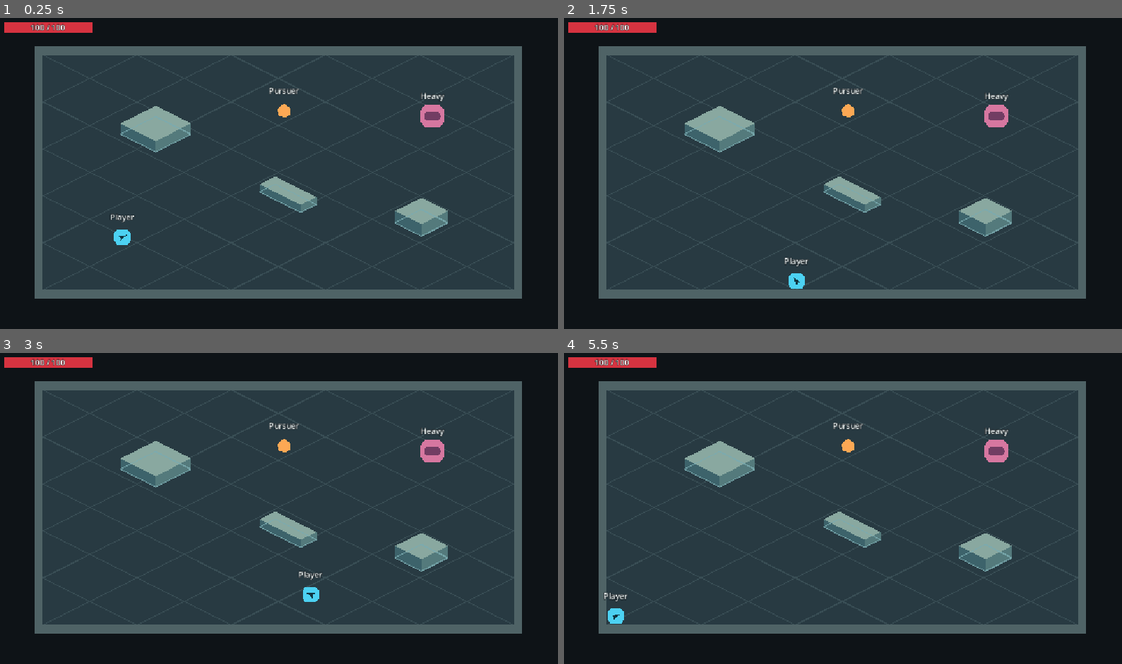
Above: before the commit, frames 1-4 (two rows, left to right).
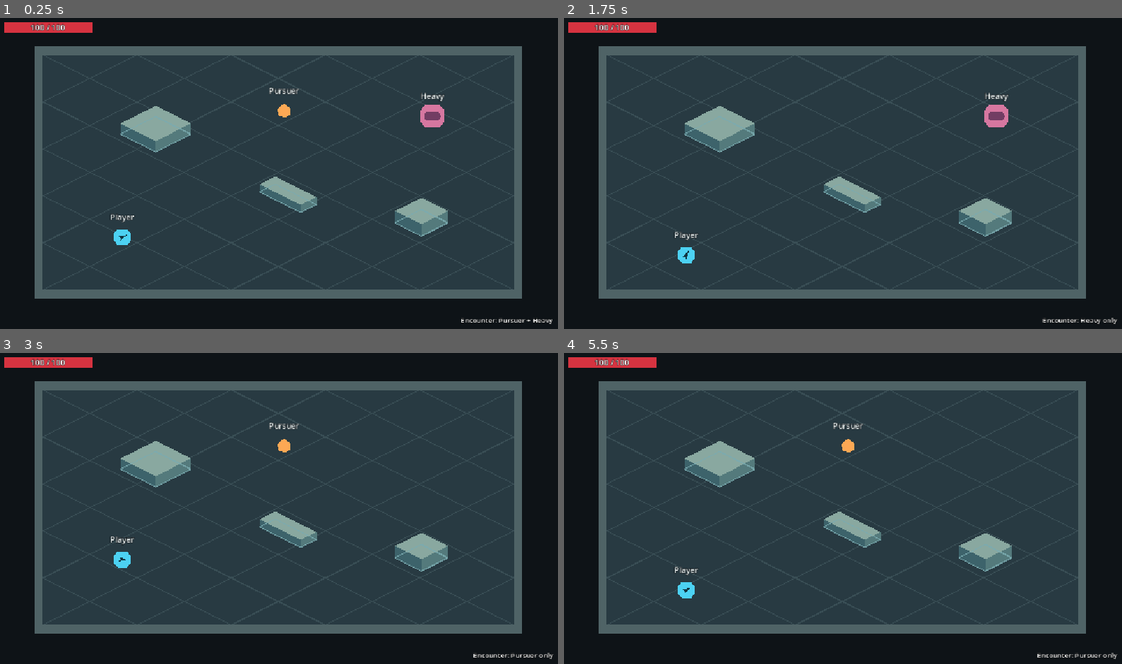
Above: after the commit, the same moments.

Repository: interneth3ro/factory-arpg
Game: Godot game, scene res://scenes/combat/combat_test_arena.tscn
Two runs of this game, one before a commit and one after it. Both use one fixed random seed, a clock stepped at 60 frames per second and the inputs below. The project has no main scene, so this scene is started directly.
Inputs (mouse positions are in pixels of both pictures, inside the frame that each line leads up to):
- Up to frame 1 (0.25 s): no input
- Up to frame 2 (1.75 s): tap Enter at 0.5 s; move the mouse to (965, 157) at 0.52 s; press the mouse at (965, 157) at 0.53 s; hold D (move_right) 0.53-1.28 s; tap Space (dodge) at 0.8, 1.35 s; move the mouse to (731, 189) at 1.27 s; release the mouse at (731, 189) at 1.28 s; hold S (move_down) from 1.28 s (still down); click (731, 189) at 1.42 s; tap F8 (combat_test_heavy_only, bound only after the commit) at 1.55 s
- Up to frame 3 (3 s): move the mouse to (334, 436) at 2.02 s; release S (move_down) at 2.03 s; hold D (move_right) 2.03-2.78 s; tap F8 (combat_test_heavy_only, bound only after the commit) at 2.1 s; click (334, 436) at 2.17 s; tap F7 (combat_test_pursuer_only, bound only after the commit) at 2.3, 2.85 s; move the mouse to (251, 570) at 2.77 s; hold W (move_up) from 2.78 s (still down)
- Up to frame 4 (5.5 s): click (815, 570) at 3.05 s; move the mouse to (1010, 555) at 3.52 s; release W (move_up) at 3.53 s; press the mouse at (1010, 555) at 3.53 s; hold A (move_left) 3.53-5.03 s; tap Space (dodge) at 3.8, 4.35 s; tap F5 (reset_combat_test) at 4.15 s; move the mouse to (670, 458) at 4.27 s; release the mouse at (670, 458) at 4.28 s; click (670, 458) at 4.42 s; tap F8 (combat_test_heavy_only, bound only after the commit) at 4.55 s; tap F9 (combat_test_combined, bound only after the commit) at 4.9 s; move the mouse to (870, 508) at 5.02 s; hold S (move_down) from 5.03 s (still down); tap 1 (weapon_1) at 5.1 s; click (870, 508) at 5.17 s; tap F7 (combat_test_pursuer_only, bound only after the commit) at 5.3 s

The runs differ from the first frame. In frame 1, 0.1% of the frame differs, in the area x 82-99%, y 96-99%; in frame 2, 0.6%; in frame 3, 0.8%; in frame 4, 0.8%, in the area x 7-100%, y 24-99%.

Commit message:
feat: add development-only combat encounter selector

Diff:
--- a/project.godot
+++ b/project.godot
@@ -76,6 +76,21 @@
 "events": [Object(InputEventKey,"resource_local_to_scene":false,"resource_name":"","device":16,"window_id":0,"alt_press …(195 unchanged characters)…
 ]
 }
+combat_test_pursuer_only={
+"deadzone": 0.5,
+"events": [Object(InputEventKey,"resource_local_to_scene":false,"resource_name":"","device":16,"window_id":0,"alt_pressed":false,"shift_pressed":false,"ctrl_pressed":false,"meta_pressed":false,"pressed":false,"keycode":4194338,"physical_keycode":0,"key_label":0,"unicode":0,"location":0,"echo":false,"script":null)
+]
+}
+combat_test_heavy_only={
+"deadzone": 0.5,
+"events": [Object(InputEventKey,"resource_local_to_scene":false,"resource_name":"","device":16,"window_id":0,"alt_pressed":false,"shift_pressed":false,"ctrl_pressed":false,"meta_pressed":false,"pressed":false,"keycode":4194339,"physical_keycode":0,"key_label":0,"unicode":0,"location":0,"echo":false,"script":null)
+]
+}
+combat_test_combined={
+"deadzone": 0.5,
+"events": [Object(InputEventKey,"resource_local_to_scene":false,"resource_name":"","device":16,"window_id":0,"alt_pressed":false,"shift_pressed":false,"ctrl_pressed":false,"meta_pressed":false,"pressed":false,"keycode":4194340,"physical_keycode":0,"key_label":0,"unicode":0,"location":0,"echo":false,"script":null)
+]
+}
 
 [layer_names]
 
--- a/scenes/combat/combat_test_arena.tscn
+++ b/scenes/combat/combat_test_arena.tscn
@@ -354,6 +354,19 @@
 volume_db = -20.0
 
 [node name="Diagnostics" type="CanvasLayer" parent="ArenaObjects/Player"]
+
+[node name="Encounter" type="Label" parent="ArenaObjects/Player/Diagnostics"]
+anchor_left = 1.0
+anchor_top = 1.0
+anchor_right = 1.0
+anchor_bottom = 1.0
+offset_right = -16.0
+offset_bottom = -12.0
+grow_horizontal = 0
+grow_vertical = 0
+mouse_filter = 2
+theme_override_font_sizes/font_size = 14
+theme_override_constants/outline_size = 4
 
 [node name="HealthBar" type="ProgressBar" parent="ArenaObjects/Player/Diagnostics"]
 offset_left = 16.0
--- a/scenes/combat/combat_test_player.gd
+++ b/scenes/combat/combat_test_player.gd
@@ -36,11 +36,13 @@
 @onready var weapon_effects: WeaponEffects = $WeaponEffects
 @onready var combat_audio: CombatAudio = $CombatAudio
 @onready var enemies: Array[EnemyHealth] = [$"../Pursuer", $"../Heavy"]
+@onready var encounter_label: Label = $Diagnostics/Encounter
 @onready var completion: Label = $Diagnostics/Completion
 @onready var start_position := position
 var last_damage := "None"
 var motion_trace := SlideTrace.new()
 var encounter_generation := 0
+var _solo_enemy: EnemyHealth # Null selects the combined encounter.
 var _pending: Array[EnemyAttack.Contact] = []
 var _contact_frame := -1
 var _feedback_frame := -1
@@ -56,12 +58,30 @@
 	player_health.health_changed.connect(_update_health_hud)
 	player_health.damaged.connect(_show_damage)
 	player_health.died.connect(_on_death)
+	_update_encounter_label()
 	_update_health_hud()
 	_update_presentation()
 
 
+func _select_encounter_from_input() -> bool:
+	if Input.is_action_just_pressed("combat_test_pursuer_only"):
+		_solo_enemy = $"../Pursuer"
+	elif Input.is_action_just_pressed("combat_test_heavy_only"):
+		_solo_enemy = $"../Heavy"
+	elif Input.is_action_just_pressed("combat_test_combined"):
+		_solo_enemy = null
+	else:
+		return false
+	return true
+
+
+func _update_encounter_label() -> void:
+	var configuration := "%s only" % _solo_enemy.name if _solo_enemy else "Pursuer + Heavy"
+	encounter_label.text = "Encounter: " + configuration
+
+
 func _physics_process(delta: float) -> void:
-	if Input.is_action_just_pressed("reset_combat_test"):
+	if Input.is_action_just_pressed("reset_combat_test") or _select_encounter_from_input():
 		_reset_encounter()
 		return
 	if player_health.health == 0:
@@ -181,6 +201,9 @@
 		]
 
 		for enemy in enemies:
+			if not enemy.is_encounter_active():
+				state_diagnostics.text += "\n%s: Inactive" % enemy.name
+				continue
 			state_diagnostics.text += "\n%s: %d/%d HP (%s)" % [
 				enemy.name, enemy.health, enemy.max_health, "Alive" if enemy.health > 0 else "Defeated",
 			]
@@ -286,7 +309,8 @@
 		weapon_effects.burst(point, direction, interval.weapon)
 		combat_audio.impact(interval.attack_id, interval.weapon)
 		if enemy.health == 0:
-			completion.visible = enemies.all(func(candidate: EnemyHealth) -> bool: return candidate.health == 0)
+			completion.visible = enemies.all(func(candidate: EnemyHealth) -> bool:
+				return not candidate.is_encounter_active() or candidate.health == 0)
 
 
 func _reset_encounter() -> void:
@@ -307,7 +331,7 @@
 	_feedback_frame = -1
 	player_health.reset_encounter()
 	for enemy in enemies:
-		enemy.reset_encounter(encounter_generation)
+		enemy.reset_encounter(encounter_generation, _solo_enemy == null or enemy == _solo_enemy)
 	position = start_position
 	motion_trace.record(self, global_position, 0.0, 0.0, 0.0)
 	facing_marker.rotation = 0.0
@@ -318,4 +342,5 @@
 	melee_sweep.begin_tick()
 	last_damage = "None"
 	completion.hide()
+	_update_encounter_label()
 	_update_presentation()
--- a/scenes/combat/enemy_health.gd
+++ b/scenes/combat/enemy_health.gd
@@ -134,7 +134,13 @@
 	_recoil_pose = Vector3.ZERO
 
 
+func is_encounter_active() -> bool:
+	return movement.state != EnemyMovement.State.INACTIVE
+
+
 func receive_hit(weapon: WeaponAttack, direction := Vector2.ZERO) -> int:
+	if not is_encounter_active():
+		return 0
 	var applied := mini(health, weapon.damage)
 	if applied <= 0:
 		return 0
@@ -158,7 +164,7 @@
 
 
 func rest_after_player_death() -> void:
-	if health == 0:
+	if health == 0 or not is_encounter_active():
 		return
 	# Cancel combat now, then settle only the artwork from its visible pose.
 	var pose := _body.transform
@@ -177,15 +183,16 @@
 	_flash.tween_property(_body, "color", _body_color, 0.20)
 
 
-func reset_encounter(generation: int) -> void:
+func reset_encounter(generation: int, participating := true) -> void:
 	_clear_recoil()
 	if _flash:
 		_flash.kill()
 		_flash = null
 	health = max_health
-	collision_layer = _solid_layers
-	collision_mask = _initial_mask
+	visible = participating
+	collision_layer = _solid_layers if participating else 0
+	collision_mask = _initial_mask if participating else 0
 	position = _start_position
-	movement.reset_encounter(generation)
+	movement.reset_encounter(generation, participating)
 	_flash_strength = 0.0
 	modulate = _initial_tint
--- a/scenes/combat/enemy_movement.gd
+++ b/scenes/combat/enemy_movement.gd
@@ -3,7 +3,7 @@
 const EnemyAttack = preload("res://scenes/combat/enemy_attack.gd")
 const SlideTrace = preload("res://scenes/combat/slide_trace.gd")
 
-enum State { IDLE, PURSUING, HOLDING, RETREATING, WAITING_FOR_PATH, DEFEATED, RESTING }
+enum State { IDLE, PURSUING, HOLDING, RETREATING, WAITING_FOR_PATH, DEFEATED, RESTING, INACTIVE }
 
 const ENVIRONMENT_MASK := 1 << 2
 const RETREAT_ANGLES := [0.0, 30.0, -30.0, 55.0, -55.0]
@@ -68,13 +68,14 @@
 	_avoidance.avoidance_enabled = false
 
 
-func reset_encounter(generation: int) -> void:
+func reset_encounter(generation: int, participating := true) -> void:
 	_generation = generation
 	_attack.reset_encounter()
-	_clear_motion(State.IDLE)
+	_clear_motion(State.IDLE if participating else State.INACTIVE)
 	_reset_frame = Engine.get_physics_frames()
-	_avoidance.avoidance_enabled = true
-	NavigationServer2D.agent_set_velocity_forced(_avoidance.get_rid(), Vector2.ZERO)
+	_avoidance.avoidance_enabled = participating
+	if participating:
+		NavigationServer2D.agent_set_velocity_forced(_avoidance.get_rid(), Vector2.ZERO)
 
 
 func _clear_motion(next: State) -> void:
@@ -91,7 +92,7 @@
 
 
 func _change_state(next: State) -> void:
-	if next in [State.IDLE, State.DEFEATED, State.HOLDING, State.RESTING]:
+	if next in [State.IDLE, State.DEFEATED, State.HOLDING, State.RESTING, State.INACTIVE]:
 		# Setting a target resets the native path result. Park at this pose
 		# until a new movement order arrives, including after an F5 teleport.
 		target_position = _body.global_position
@@ -107,7 +108,7 @@
 
 
 func _physics_process(delta: float) -> void:
-	if state in [State.DEFEATED, State.RESTING] or Engine.get_physics_frames() == _reset_frame:
+	if state in [State.DEFEATED, State.RESTING, State.INACTIVE] or Engine.get_physics_frames() == _reset_frame:
 		return
 	_attack.start_tick()
 	_retry_in = maxf(0.0, _retry_in - delta)
@@ -377,7 +378,7 @@
 
 
 func diagnostics() -> String:
-	var engaged := state not in [State.IDLE, State.DEFEATED, State.RESTING]
+	var engaged := state not in [State.IDLE, State.DEFEATED, State.RESTING, State.INACTIVE]
 	var target := str(target_position.round()) if _has_target else "none"
 	return "%s | %s | %.0f px | %.0f px/s\n    Target %s | Path %s" % [
 		String(State.keys()[state]).capitalize(), "engaged" if engaged else "inactive",
--- a/tests/combat/weapon_feedback_acceptance.gd
+++ b/tests/combat/weapon_feedback_acceptance.gd
@@ -40,6 +40,8 @@
 	for enemy in player.enemies:
 		enemy.movement.set_physics_process(false)
 	await physics_frame
+	await physics_frame
+	await _encounter_selector(player)
 	await physics_frame
 
 	var fsm := player.action_fsm
@@ -89,6 +91,182 @@
 	arena.queue_free()
 	print("Weapon feedback acceptance: %d failures" % failures)
 	quit(1 if failures else 0)
+
+
+# Deliver the mapped key and sample the normal player input path on its physics tick.
+# The fixture drives the player manually so it can inspect the reset before combat resumes.
+func _key_tick(player: Player, key: Key) -> void:
+	var event := InputEventKey.new()
+	event.keycode = key
+	event.physical_keycode = key
+	event.pressed = true
+	Input.parse_input_event(event)
+	Input.flush_buffered_events()
+	await physics_frame
+	player._physics_process(1.0 / Engine.physics_ticks_per_second)
+	var release := event.duplicate() as InputEventKey
+	release.pressed = false
+	Input.parse_input_event(release)
+	Input.flush_buffered_events()
+
+
+func _toggle_debug() -> void:
+	# F3 uses viewport event propagation. Exercise it even with a headless display.
+	var event := InputEventKey.new()
+	event.keycode = KEY_F3
+	event.pressed = true
+	root.push_input(event)
+	event.pressed = false
+	root.push_input(event)
+
+
+func _select(player: Player, key: Key, solo: Enemy = null) -> void:
+	var generation := player.encounter_generation
+	await _key_tick(player, key)
+	_check(player.encounter_generation == generation + 1, "Exactly one fresh encounter per reset key")
+	var title := "%s only" % solo.name if solo else "Pursuer + Heavy"
+	_check(player.encounter_label.text == "Encounter: " + title and player.encounter_label.is_visible_in_tree(), "Persistent label for " + title)
+	_check(player.position == player.start_position and player.velocity == Vector2.ZERO, "Player spawn and velocity")
+	_check(player.player_health.health == player.player_health.max_health and player.player_health.history.is_empty(), "Fresh player HP")
+	_check(player.action_fsm.weapon == Action.DAGGER and player.action_fsm.state == Action.State.READY, "Starting dagger and Ready")
+	_check(player.action_fsm.hitstop_remaining == 0.0 and player.action_fsm.active_intervals.is_empty(), "No hitstop or attack samples")
+	_check(player.movement_fsm.can_dodge() and not player.is_invulnerable(), "Fresh dodge availability")
+	_check(not player.death_message.visible and not player.completion.visible and player.facing_marker.visible, "Fresh HUD")
+	_check(player.weapon_effects._bursts.is_empty() and player.weapon_effects._angles.is_empty(), "No previous impact or trail")
+	var audio := player.combat_audio
+	_check(not audio._primary.playing and not audio._secondary.playing and not audio._swing.playing, "No previous voices")
+	for enemy in player.enemies:
+		var active := solo == null or solo == enemy
+		_check(enemy.visible == active and enemy.is_encounter_active() == active, "%s participation in %s" % [enemy.name, title])
+		_check(enemy.health == enemy.max_health and enemy.position == enemy._start_position, "%s HP and spawn" % enemy.name)
+		_check(enemy.velocity == Vector2.ZERO and enemy.movement.target_position == enemy.global_position, "Parked movement")
+		_check(enemy.collision_layer == (3 if active else 0) and enemy.collision_mask == (1 if active else 0), "Solid and melee layers")
+		_check(enemy.movement._avoidance.avoidance_enabled == active, "Avoidance participation")
+		_check(enemy.attack.phase == EnemyAttack.Phase.READY and enemy.attack.execution == 0 and not enemy.attack.contacted, "Fresh attack")
+		_check(enemy._body.transform.is_equal_approx(Transform2D.IDENTITY) and enemy._body.color == enemy._body_color, "Neutral enemy artwork")
+
+
+func _complete_with_swings(player: Player, solo: Enemy = null) -> void:
+	await physics_frame # Let physics synchronize the reset poses before querying the disks.
+	var pursuer := player.enemies[0]
+	var heavy := player.enemies[1]
+	var other := heavy if solo == pursuer else pursuer
+	player.action_fsm.select_weapon(Action.GREATSWORD)
+	# Both disks are in this blade's path. Pursuer falls on the second swing and Heavy on the fourth.
+	var last_swing := 2 if solo == pursuer else 4
+	for swing in range(1, last_swing + 1):
+		_step(player, Action.GREATSWORD.wind_up + Action.GREATSWORD.active + 0.01, true)
+		if solo:
+			_check(other.health == other.max_health and not player.melee_sweep.contacts.has(other.get_instance_id()), "Inactive disk excluded from sweep")
+		if solo != heavy:
+			_check((pursuer.health == 0) == (swing >= 2), "Pursuer defeat on second swing")
+		if solo != pursuer:
+			_check((heavy.health == 0) == (swing == 4), "Heavy defeat on fourth swing")
+		_check(player.completion.visible == (swing == last_swing), "Completion requires every selected enemy")
+		_step(player, Action.GREATSWORD.recovery + Action.GREATSWORD.hitstop + 0.1)
+	var title := "%s only" % solo.name if solo else "Pursuer + Heavy"
+	_check(player.encounter_label.is_visible_in_tree() and player.encounter_label.text == "Encounter: " + title, "Label survives completion")
+
+
+func _pursue_with_inactive_peer(player: Player, active: Enemy, inactive: Enemy) -> void:
+	await physics_frame # Resume automatic processing after the manually sampled reset tick.
+	# Put the hidden peer directly in the passing lane, within detection and avoidance range.
+	active.position = player.position + Vector2(160, 0)
+	inactive.position = active.position + Vector2.LEFT * 70.0
+	var parked := inactive.position
+	_check(active.movement._passing_direction(Vector2.LEFT) == Vector2.LEFT, "Inactive peer contributes no steering bias")
+	_check(inactive.receive_hit(Action.DAGGER) == 0, "Inactive body rejects direct damage")
+	for enemy in player.enemies:
+		enemy.movement.set_physics_process(true)
+	player.set_physics_process(true)
+	for tick in range(Engine.physics_ticks_per_second * 4):
+		await physics_frame
+		if active.attack.phase == EnemyAttack.Phase.WIND_UP:
+			break
+	player.set_physics_process(false)
+	for enemy in player.enemies:
+		enemy.movement.set_physics_process(false)
+	_check(active.position.distance_to(player.position) <= active.attack.initiation_radius and active.attack.execution > 0, "Active enemy navigates through peer and starts attack")
+	_check(inactive.position == parked and inactive.attack.execution == 0 and not inactive.attack.contacted, "Inactive peer stays parked and produces no strike")
+	_check(player.player_health.health == player.player_health.max_health, "No damage before active enemy strikes")
+
+
+func _encounter_selector(player: Player) -> void:
+	var pursuer := player.enemies[0]
+	var heavy := player.enemies[1]
+	_check(pursuer.is_visible_in_tree() and heavy.is_visible_in_tree() and pursuer.is_encounter_active() and heavy.is_encounter_active(), "Both original enemies start active")
+	_check(player.encounter_label.text == "Encounter: Pursuer + Heavy" and player.encounter_label.is_visible_in_tree(), "Default combined label")
+	_toggle_debug()
+	_check(player.state_diagnostics.visible and player.encounter_label.is_visible_in_tree(), "F3 opens independently")
+
+	var injury := EnemyAttack.Contact.new()
+	injury.damage = 15
+	player.player_health.resolve(injury)
+	_step(player, Action.DAGGER.wind_up + 0.02, true)
+	var stale := player.action_fsm.active_intervals[0]
+	var old_generation := player.encounter_generation
+	_check(player.action_fsm.hitstop_remaining > 0.0 and player.weapon_effects._bursts.size() > 0, "Switch during a damaging Active interval")
+	heavy.attack.begin()
+	heavy.attack.advance_phase(heavy.attack.wind_up, 0.0, player.global_position)
+	heavy.attack.refresh()
+	player.position += Vector2.DOWN * 10.0
+	pursuer.position += Vector2.UP * 10.0
+	await _select(player, KEY_F7, pursuer)
+	player._apply_contact(pursuer, stale, Vector2.ZERO, Vector2.RIGHT)
+	_check(pursuer.health == pursuer.max_health and player.weapon_effects._bursts.is_empty(), "Old swing cannot produce damage or effects")
+	player._update_state_diagnostics()
+	_check(player.state_diagnostics.visible and player.state_diagnostics.text.contains("Heavy: Inactive"), "F3 identifies the excluded enemy")
+	await physics_frame
+	player._physics_process(1.0 / Engine.physics_ticks_per_second)
+	injury.frame = Engine.get_physics_frames()
+	injury.generation = old_generation
+	player._collect_contact(player, injury)
+	player._resolve_contacts(injury.frame, player.encounter_generation)
+	_check(player.player_health.history.is_empty(), "Old enemy contact rejected with a current frame in the new attempt")
+	await _complete_with_swings(player, pursuer)
+	await _select(player, KEY_F5, pursuer)
+	await _pursue_with_inactive_peer(player, pursuer, heavy)
+	await _key_tick(player, KEY_3)
+	_step(player, Action.GREATSWORD.wind_up * 0.95, true)
+	_check(player.action_fsm.state == Action.State.WIND_UP and player.action_fsm.get_aim_state() == Action.AimState.LOCKED, "Switch during committed greatsword wind-up")
+	await _select(player, KEY_F8, heavy)
+	await _complete_with_swings(player, heavy)
+	await _select(player, KEY_F8, heavy)
+	await _pursue_with_inactive_peer(player, heavy, pursuer)
+	await _select(player, KEY_F9)
+	await _complete_with_swings(player)
+
+	await _key_tick(player, KEY_2)
+	_check(player.action_fsm.weapon == Action.SWORD, "2 selects sword")
+	await _key_tick(player, KEY_1)
+	_check(player.action_fsm.weapon == Action.DAGGER, "1 selects dagger")
+	var before_move := player.position
+	await _key_tick(player, KEY_A)
+	_check(player.position.x < before_move.x, "A moves left")
+	Input.action_press("basic_attack")
+	await physics_frame
+	player._physics_process(1.0 / Engine.physics_ticks_per_second)
+	_check(player.action_fsm.state == Action.State.WIND_UP, "Basic attack starts a swing")
+	await _select(player, KEY_F7, pursuer)
+	await _key_tick(player, KEY_3)
+	Input.action_release("basic_attack")
+	_check(player.action_fsm.state == Action.State.READY, "Held attack requires a fresh press after selection")
+	_step(player, Action.GREATSWORD.wind_up * 0.95, true)
+	await _key_tick(player, KEY_SPACE)
+	_check(player.action_fsm.state == Action.State.READY and player.movement_fsm.is_dodging(), "Space interrupts late greatsword wind-up")
+	await _select(player, KEY_F8, heavy)
+	await _key_tick(player, KEY_SPACE)
+	player.movement_fsm.step(Vector2.ZERO, player.movement_speed, player.movement_fsm.dodge_duration)
+	_check(not player.movement_fsm.is_dodging() and not player.movement_fsm.can_dodge(), "Switch during dodge recovery")
+	await _select(player, KEY_F9)
+	await _select(player, KEY_F8, heavy)
+	injury.damage = player.player_health.max_health
+	player.player_health.resolve(injury)
+	_check(player.death_message.visible and player.encounter_label.is_visible_in_tree() and player.encounter_label.text == "Encounter: Heavy only", "Label survives death")
+	_check(not pursuer.is_encounter_active(), "Player death leaves excluded peer inactive")
+	_toggle_debug()
+	_check(not player.state_diagnostics.visible and player.encounter_label.is_visible_in_tree(), "F3 closes independently during death")
+	await _select(player, KEY_F9)
 
 
 func _moving_miss(player: Player, weapon: Weapon, fade: float) -> void:
Not shown, changed: docs/design/COMBAT_BALANCE_ENCOUNTER_EVALUATION.md
Not shown, changed: docs/design/COMBAT_ENCOUNTER_SELECTOR.md
